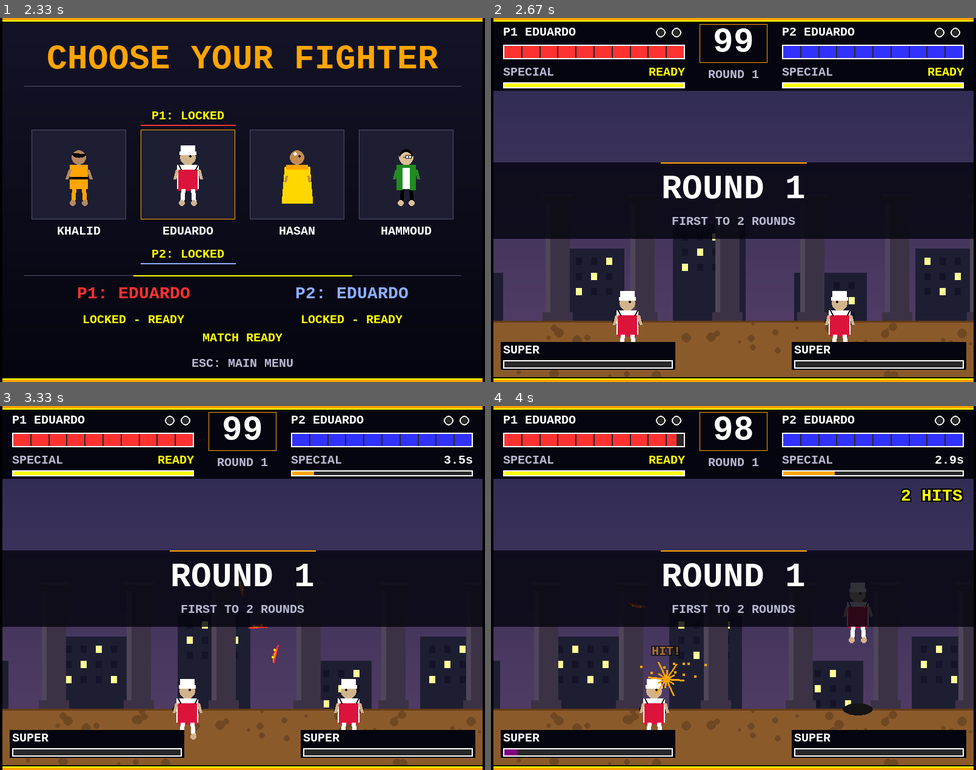
Above: before the commit, frames 1-4 (two rows, left to right).
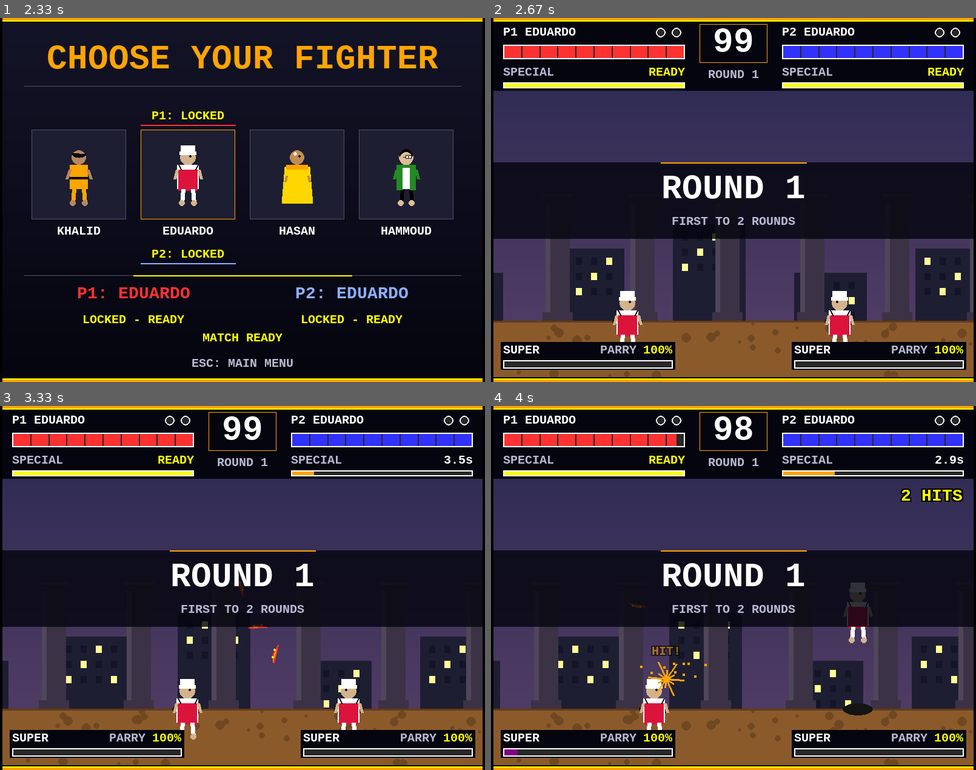
Above: after the commit, the same moments.

Repository: GDC-CMU/StreetFighter
Game: pygame game, started from main.py
Two runs of this game, one before a commit and one after it. Both use one fixed random seed, a clock stepped at 60 frames per second and the inputs below.
Inputs (mouse positions are in pixels of both pictures, inside the frame that each line leads up to):
- Up to frame 1 (2.33 s): click (242, 200) at 0.38 s; tap D at 0.67 s; hold Right 1-1.47 s; move the mouse to (242, 221) at 1.03 s; hold Left 1.5-2.03 s; tap Keypad Enter at 1.65 s; tap Enter at 2.07 s
- Up to frame 2 (2.67 s): no input
- Up to frame 3 (3.33 s): tap 0 at 2.83 s; tap Shift at 3.17 s
- Up to frame 4 (4 s): hold Up 3.5-3.87 s; tap 2 at 3.65 s; hold Right from 3.9 s (still down)

Frame 1 is identical in both runs. In frame 2, 0.4% of the frame differs, in the area x 22-98%, y 90-93%; in frame 3, 0.4%; in frame 4, 0.4%.

Commit message:
Refine fighter feedback and input diagnostics

Diff:
--- a/config.py
+++ b/config.py
@@ -8,6 +8,10 @@
 SCREEN_WIDTH = 800
 SCREEN_HEIGHT = 600
 FPS = 60
+
+# Input polling diagnostics are opt-in: synchronous per-frame output can stall
+# the play loop when stdout is a terminal or a launcher-owned pipe.
+INPUT_DEBUG = os.environ.get("STREETFIGHTER_INPUT_DEBUG", "") == "1"
 
 # Set STREETFIGHTER_WINDOWED=1 to run in a window instead of fullscreen.
 # Fullscreen is the default because that is how the cabinet is played;
--- a/entities.py
+++ b/entities.py
@@ -391,7 +391,7 @@
             result = self.joy_input_getter(action, joystick_id)
             if result:
                 # Debug: log when movement actions are detected
-                if action in ['left', 'right', 'jump', 'down']:
+                if c.INPUT_DEBUG and action in ['left', 'right', 'jump', 'down']:
                     print(f"[P{2 if self.is_p2 else 1}] {action} pressed via joystick")
                 return True
 
--- a/game.py
+++ b/game.py
@@ -288,7 +288,8 @@
                     # If both axes are near center, clear axis state
                     if abs(axis0_val) < 0.3 and abs(axis1_val) < 0.3:
                         if self.joy_input_state[joystick_id]['axis']:
-                            print(f"[CLEANUP] Joy {joystick_id} axes cleared (were: {self.joy_input_state[joystick_id]['axis']})")
+                            if c.INPUT_DEBUG:
+                                print(f"[CLEANUP] Joy {joystick_id} axes cleared (were: {self.joy_input_state[joystick_id]['axis']})")
                             self.joy_input_state[joystick_id]['axis'].clear()
             # Poll cleanup must release guards in this frame, before a stick
             # can be pressed in the same direction on the next frame.
@@ -560,7 +561,7 @@
             self.blocked_axes[joystick_id].intersection_update(new_axis_state)
 
             # Debug: Log axis state changes
-            if new_axis_state != old_axis_state:
+            if c.INPUT_DEBUG and new_axis_state != old_axis_state:
                 print(f"[Joy {joystick_id}] Axis changed: {old_axis_state} -> {new_axis_state} (results={results})")
 
         results = [value for value in results
@@ -676,7 +677,7 @@
             in_axis_state = axis_tuple in state['axis'] and axis_tuple not in self.blocked_axes[joystick_id]
 
             # Debug: log movement checks
-            if action in ['left', 'right', 'jump', 'down']:
+            if c.INPUT_DEBUG and action in ['left', 'right', 'jump', 'down']:
                 if in_axis_state or (self.state == "FIGHT" and action in ['left', 'right']):
                     print(f"[Joy {joystick_id}] Check {action}: axis_tuple={axis_tuple}, in_state={in_axis_state}, state['axis']={state['axis']}")
 
@@ -1393,17 +1394,7 @@
                     effect.register_hit()
                     self.screen_shake = 10
 
-        # Update particles
-        for p in self.particles[:]:
-            p.update()
-            if p.timer <= 0:
-                self.particles.remove(p)
-
-        # Update hit effects
-        for effect in self.hit_effects[:]:
-            effect.update()
-            if not effect.active:
-                self.hit_effects.remove(effect)
+        self._update_impact_effects()
 
     def _draw_fight(self):
         """Render fight screen with vintage arcade HUD"""
@@ -1432,14 +1423,11 @@
             shake_x, shake_y = 0, 0
 
         # Draw fighters (or winner sequence)
-        if self.winner_sequence_active:
-            # Determine winner and loser
-            if self.p1.health <= 0:
-                winner = self.p2
-                loser = self.p1
-            else:
-                winner = self.p1
-                loser = self.p2
+        if self.winner_sequence_active and self.round_winner in ("p1", "p2"):
+            # Timeouts can leave both fighters alive: use the adjudicated
+            # winner, just like the round banner, not a KO-only health test.
+            winner, loser = ((self.p1, self.p2) if self.round_winner == "p1"
+                             else (self.p2, self.p1))
 
             # Draw blood puddle at loser's position
             drawing.draw_blood_puddle(game_surface, loser.rect.centerx, c.FLOOR_Y, 80)
@@ -1580,9 +1568,26 @@
             label = "SUPER READY" if ready else "SUPER"
             text = self.text_renderer.render(label, 'small', c.YELLOW if ready else c.WHITE)
             self.screen.blit(text, (x, 536))
+            self._draw_parry_recovery(fighter, x)
             # Full remains visibly full; no pulsing down to black.
             draw_health_bar(self.screen, x, 564, 280, 14, ratio,
                             c.YELLOW if ready else c.PURPLE, show_segments=False)
+
+    def _draw_parry_recovery(self, fighter, x):
+        """Cooldown recovery, not a promise to override stun/attack restrictions.
+
+        Use the fighter's update-counted cooldown, never an independent timer.
+        A percentage keeps that distinction clear; ON is the actual parry window.
+        """
+        cooldown = max(0, min(c.PARRY_COOLDOWN_FRAMES, fighter.parry_cooldown))
+        progress = (c.PARRY_COOLDOWN_FRAMES - cooldown) * 100 // c.PARRY_COOLDOWN_FRAMES
+        active = fighter.parrying and fighter.parry_window > 0
+        status = "ON" if active else f"{progress}%"
+        label = self.text_renderer.render("PARRY", 'small', MUTED)
+        value = self.text_renderer.render(status, 'small',
+                                          c.YELLOW if active or cooldown == 0 else MUTED)
+        self.screen.blit(label, (x + 160, 536))
+        self.screen.blit(value, (x + 280 - value.get_width(), 536))
 
     def _round_banner(self, title, detail, color):
         """One quiet, centered stage shared by the existing round windows."""
@@ -1765,6 +1770,17 @@
         return PresentedFighter(*args, on_contact=self._contact_feedback,
                                 key_blocked=self.blocked_keys.__contains__, **kwargs)
 
+    def _update_impact_effects(self):
+        """Age cosmetic pools only; never projectiles, fighters or special moves."""
+        for particle in self.particles[:]:
+            particle.update()
+            if particle.timer <= 0:
+                self.particles.remove(particle)
+        for effect in self.hit_effects[:]:
+            effect.update()
+            if not effect.active:
+                self.hit_effects.remove(effect)
+
     def _contact_feedback(self, defender, kind, position):
         attacker = self.p1 if defender is self.p2 else self.p2
         heavy = bool(attacker and 'heavy' in (attacker.attack_type or ''))
@@ -1785,6 +1801,11 @@
         """
         now = pygame.time.get_ticks()
         self.combat_system.update(now)
+        # _update_fight returns before aging these pools throughout a round
+        # ending. Let the final contact fade without unfreezing any combat or
+        # restarting the dormant winner animation / extending the round window.
+        if self.state == "FIGHT" and self.round_over:
+            self._update_impact_effects()
         for effect in self.feedback:
             effect.update()
         self.feedback = [effect for effect in self.feedback if effect.active]
Not shown, changed: README.md
Binary file changed: assets/preview/frame_000.png
Binary file changed: assets/preview/frame_001.png
Binary file changed: assets/preview/frame_002.png
Binary file changed: assets/preview/frame_003.png
Binary file changed: assets/preview/frame_004.png
Binary file changed: assets/preview/frame_005.png
Binary file changed: assets/preview/frame_006.png
Binary file changed: assets/preview/frame_007.png
Binary file changed: assets/preview/frame_008.png
Binary file changed: assets/preview/frame_009.png
Binary file changed: assets/preview/frame_010.png
(and 5 more such lines)
